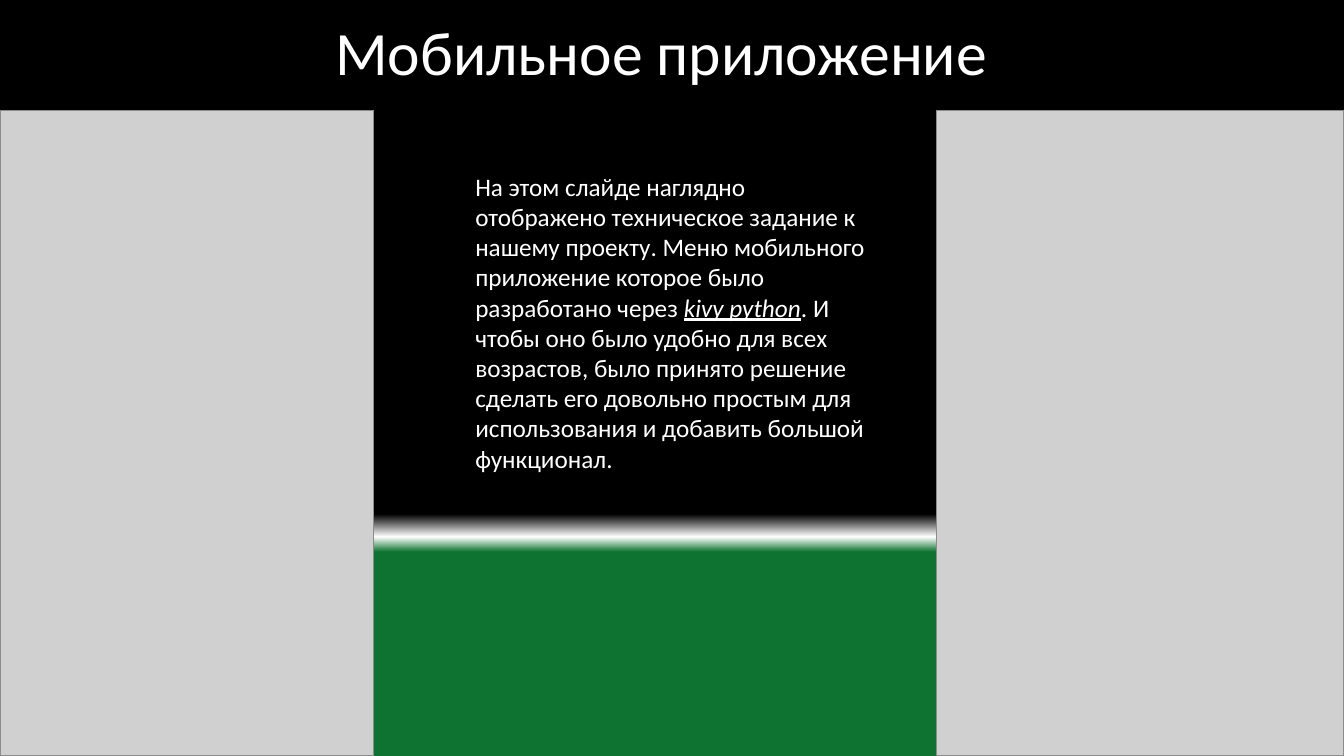
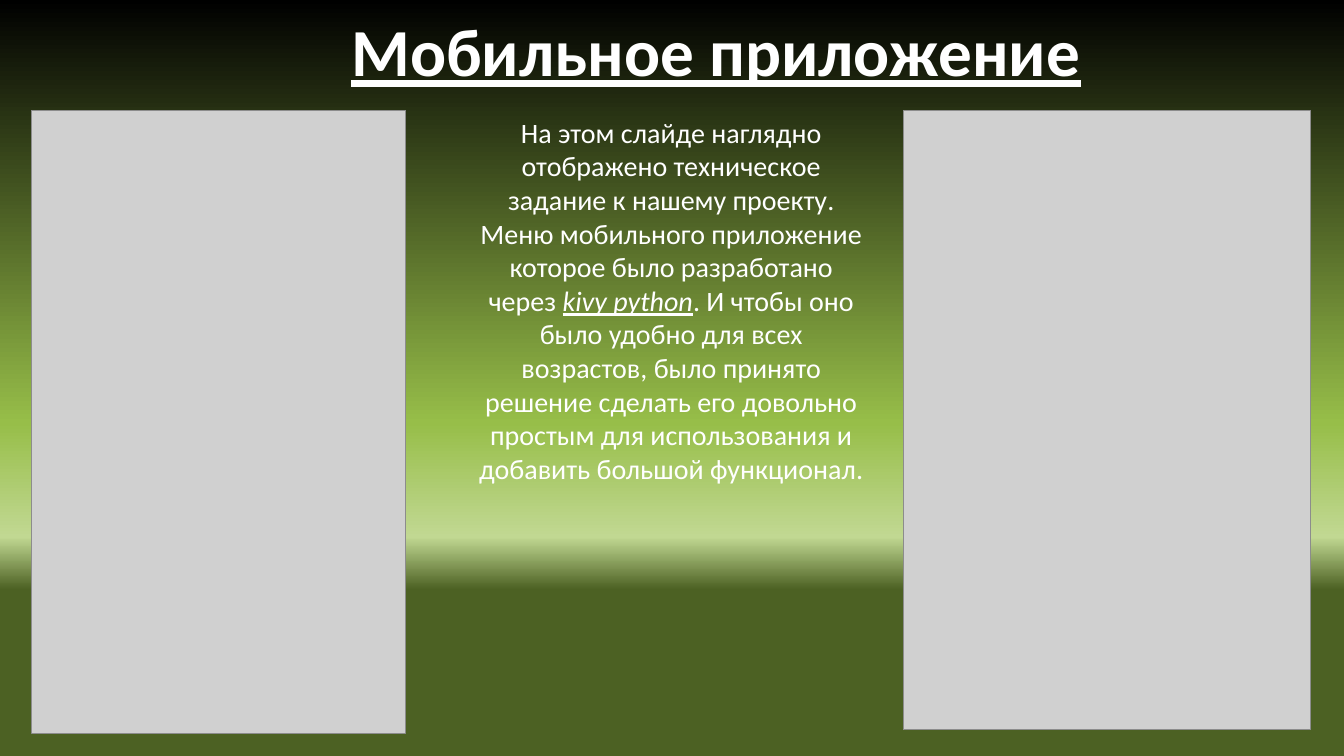
Before and after one commit to voronov-nikita/teplica-predprof, a slide deck: slide 4 of документация и презентация/Автоматизированная система удаленного управления теплицей.pptx. Drawn at 1344x756 pixels with LibreOffice and Linux fonts; fonts in the diff are those of the drawing; grey boxes stand for pictures. Boxes give left, top, right and bottom in pixels: in the first picture for what was removed or moved away, otherwise in the second. Text is boxed around its words. In the diff, an @@ line names an element or a change of style, - is before the commit and + after.

```diff
--- a/документация и презентация/Автоматизированная система удаленного управления теплицей.pptx
+++ b/документация и презентация/Автоматизированная система удаленного управления теплицей.pptx
@@ background gradient #0E7330 to #FFFFFF to #000000 to gradient #4C6123 to #C1D892 to #97BE49 to #000000 @@
@@ title "Мобильное приложение": place and size @@
-title "Мобильное приложение" at [335,33,987,85]
+title "Мобильное приложение" at [351,30,1080,87]
@@ title "Мобильное приложение" at [351,30,1080,87]: size 44 to 48 pt, bold on, underline on @@
@@ picture: place and size @@
-picture at [0,110,374,756]
+picture at [32,110,406,733]
@@ text "На этом слайде наглядно отображено ...": place and size @@
-text "На этом слайде наглядно отображено ..." at [475,179,864,472]
+text "На этом слайде наглядно отображено ..." at [479,124,863,484]
@@ text "На этом слайде наглядно отображено ..." at [479,124,863,484]: size 18 to 20 pt; alignment left to centre @@
@@ picture: place and size @@
-picture at [937,110,1344,756]
+picture at [903,110,1311,730]
```
Also in this commit, not shown: 4 other slides changed.
